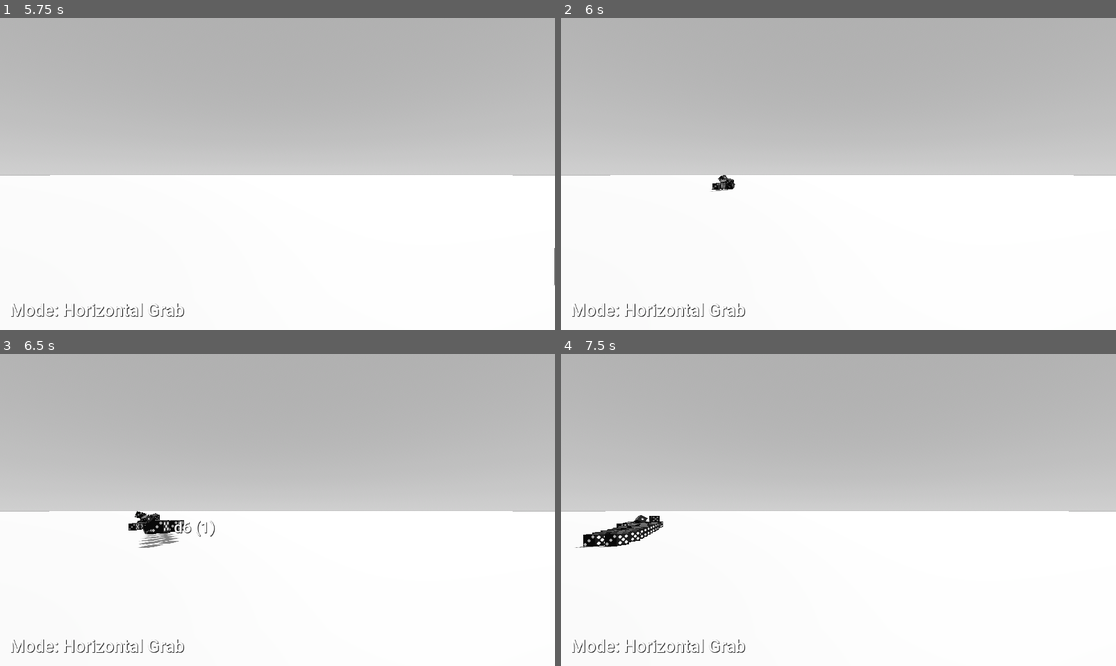
Above: before the commit, frames 1-4 (two rows, left to right).
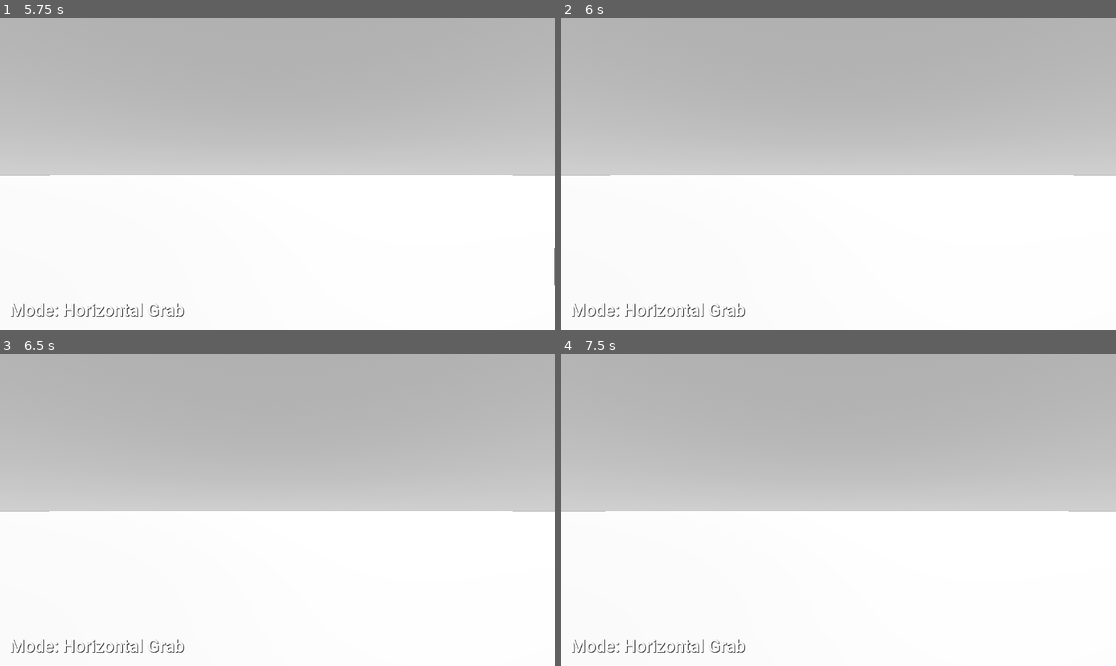
Above: after the commit, the same moments.

Repository: ktnlvr/table
Game: Godot game, scene res://scenes/base.tscn
The game is run twice, just before and just after one commit, with the same random seed, the same clock (stepped at 60 frames per second) and the same inputs.
Inputs (mouse positions are in pixels of both pictures, inside the frame that each line leads up to):
- Up to frame 1 (5.75 s): tap Enter (Toggle Lock Height) at 0.5, 2.75, 4.25, 5.1 s; move the mouse to (249, 236) at 0.52 s; hold W (Forward) 0.53-1.25 s; hold Shift (Boost) 0.53-1.25 s; click (249, 236) at 0.67 s; click "Host" at 1.25 s; tap Space at 2, 3.5, 5 s; move the mouse to (444, 220) at 2.02 s; hold W (Forward) 2.03-2.78 s; click (444, 220) at 2.1 s; move the mouse to (111, 127) at 2.77 s; hold A (Left) 2.78-4.28 s; tap F (Freeze) at 2.85 s; click (111, 127) at 2.92 s; move the mouse to (305, 174) at 3.52 s; tap R (Reroll) at 3.6 s; click (305, 174) at 3.67 s; move the mouse to (194, 96) at 4.27 s; hold S (Back) 4.28-5.03 s; tap Ctrl (Toggle Freeze) at 4.35 s; click (194, 96) at 4.42 s; move the mouse to (399, 158) at 5.02 s; hold D (Right) from 5.03 s (still down); click (399, 158) at 5.17 s
- Up to frame 2 (6 s): move the mouse to (727, 189) at 5.77 s; release D (Right) at 5.78 s; hold W (Forward) from 5.78 s (still down); hold T from 5.78 s (still down); click (727, 189) at 5.92 s
- Up to frame 3 (6.5 s): keep holding W (Forward); keep holding T
- Up to frame 4 (7.5 s): move the mouse to (894, 441) at 6.52 s; release W (Forward) at 6.53 s; release T at 6.53 s; hold D (Right) from 6.53 s (still down); tap Shift (Boost) at 6.6 s; click (894, 441) at 6.67 s; move the mouse to (810, 572) at 7.27 s; click (810, 572) at 7.35 s

Frame 1 is identical in both runs. In frame 2, 0.1% of the frame differs, in the area x 27-32%, y 50-56%; in frame 3, 0.7%; in frame 4, 0.8%, in the area x 2-19%, y 51-63%.
Error after the commit: Invalid call. Nonexistent function 'instantiate' in base 'Nil'. (res://scripts/controls/Controller.gd:175)

Commit message:
Move controls to the player from the camera

Diff:
--- a/scenes/prefabs/player.tscn
+++ b/scenes/prefabs/player.tscn
@@ -1,15 +1,13 @@
-[gd_scene load_steps=4 format=3 uid="uid://dlfkblp1gg5h4"]
+[gd_scene load_steps=3 format=3 uid="uid://dlfkblp1gg5h4"]
 
-[ext_resource type="Script" path="res://scripts/controls/Flycam.gd" id="1_frclp"]
-[ext_resource type="Resource" uid="uid://b6ts5l3pgjq5h" path="res://data/miniatures/D6.tres" id="2_vkcn1"]
+[ext_resource type="Script" path="res://scripts/controls/Controller.gd" id="1_frclp"]
 [ext_resource type="Theme" uid="uid://e58brej7v4r5" path="res://ui/main.tres" id="3_dw5ud"]
 
 [node name="Player" type="Node3D"]
 transform = Transform3D(1, 0, 0, 0, 1, 0, 0, 0, 1, 0, 3, 5)
+script = ExtResource("1_frclp")
 
 [node name="Camera" type="Camera3D" parent="."]
-script = ExtResource("1_frclp")
-active_miniature = ExtResource("2_vkcn1")
 
 [node name="Canvas" type="CanvasLayer" parent="Camera"]
 
--- a/scripts/controls/Flycam.gd
+++ b/scripts/controls/Controller.gd
@@ -1,8 +1,8 @@
-extends Camera3D
+extends Node3D
 
-@onready var parent = $".."
-@onready var status_label = $"Canvas/Status Label"
-@onready var hover_label = $"Canvas/Hover Label"
+@onready var status_label = $"Camera/Canvas/Status Label"
+@onready var hover_label = $"Camera/Canvas/Hover Label"
+@onready var camera = $"Camera"
 
 const INTERACTION_RAY_LENGTH = 1200.
 
@@ -99,18 +99,18 @@
 	var direction = Vector3.ZERO
 	if locked_height:
 		var horizontal_plane = Plane(Vector3.UP)
-		var fb = horizontal_plane.project(-self.basis.z).normalized() * back_forth
-		var lr = horizontal_plane.project(self.basis.x).normalized() * left_right
+		var fb = horizontal_plane.project(-camera.basis.z).normalized() * back_forth
+		var lr = horizontal_plane.project(camera.basis.x).normalized() * left_right
 		var ud = Vector3.UP * up_down
 		direction = (lr + fb).normalized() + ud
 	else:
-		var lr = self.basis.x * left_right
-		var ud = self.basis.y * up_down
-		var fb = -self.basis.z * back_forth
+		var lr = camera.basis.x * left_right
+		var ud = camera.basis.y * up_down
+		var fb = -camera.basis.z * back_forth
 		direction = (lr + ud + fb).normalized()
 
 	var displacement = direction * speed * dt
-	parent.translate(displacement)
+	translate(displacement)
 
 func _handle_toggles():
 	if Input.is_action_just_pressed("Toggle Lock Height"):
@@ -126,20 +126,19 @@
 	last_mouse_pos = current_mouse_pos
 
 	if panning:
-		self.rotate_x(rad_to_deg(-mouse_delta.y) * ROTATION_SPEED)
+		camera.rotate_x(rad_to_deg(-mouse_delta.y) * ROTATION_SPEED)
 
 		# for rotation.x == TAU the WS axis of movement gets flipped
 		# crude fix, but rather logical
 		const EPSILON = 0.000001
-		self.rotation.x = clamp(self.rotation.x, -TAU / 4 + EPSILON, TAU / 4 - EPSILON)
-
-		parent.rotate_y(rad_to_deg(-mouse_delta.x) * ROTATION_SPEED)
+		camera.rotation.x = clamp(camera.rotation.x, -TAU / 4 + EPSILON, TAU / 4 - EPSILON)
+		self.rotate_y(rad_to_deg(-mouse_delta.x) * ROTATION_SPEED)
 
 func _hover_raycast():
 	var mouse_pos = get_viewport().get_mouse_position()
 
 	var from = self.global_position
-	var to = from + self.project_ray_normal(mouse_pos) * INTERACTION_RAY_LENGTH
+	var to = from + camera.project_ray_normal(mouse_pos) * INTERACTION_RAY_LENGTH
 	if held_item:
 		held_item.linear_velocity = Vector3.ZERO
 		held_item.angular_velocity = Vector3.ZERO
